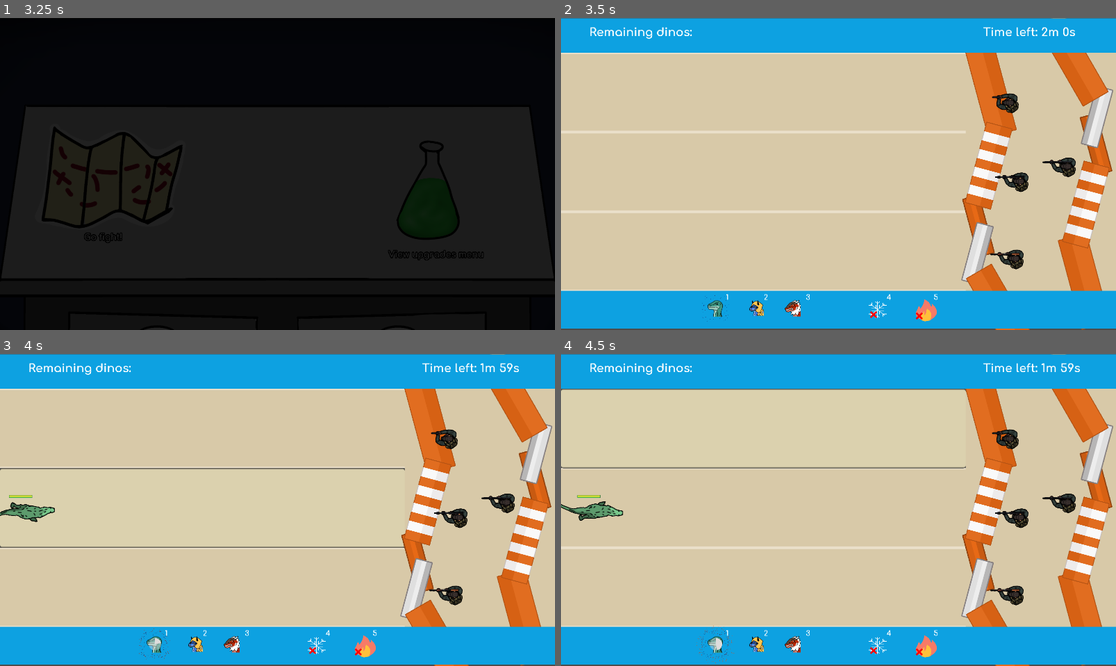
Above: before the commit, frames 1-4 (two rows, left to right).
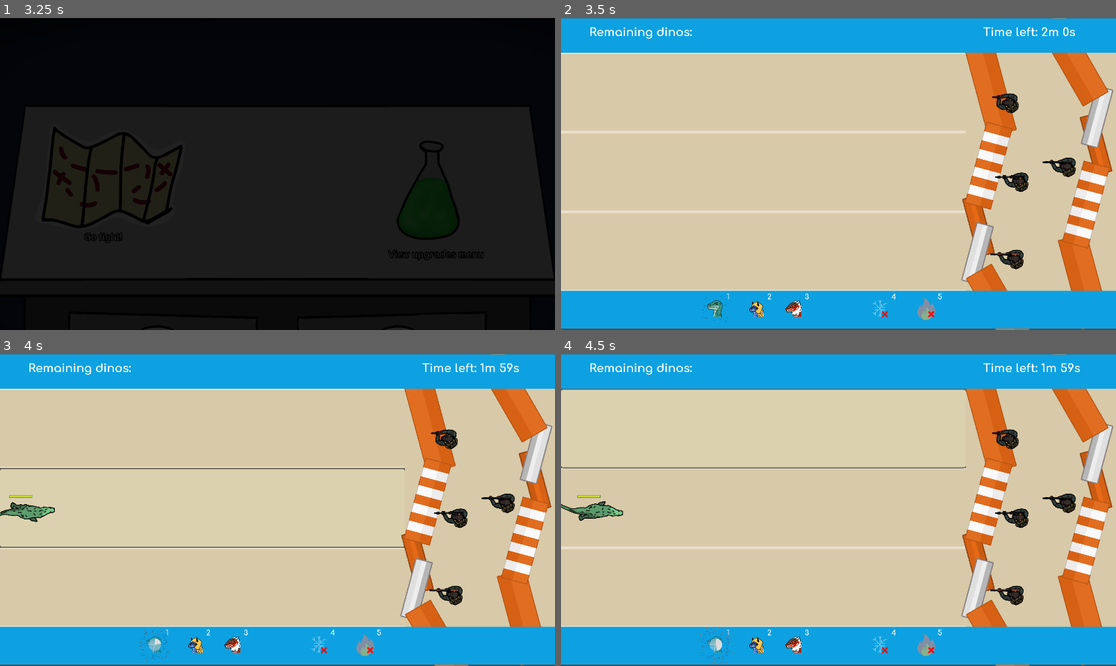
Above: after the commit, the same moments.

Repository: ojas-sanghi/scaling-out
Game: Godot game, scene res://GUI/MainMenuScreen.tscn
Same seed, same stepped clock (60 frames per second), same inputs: the game is played once before the commit and once after it. Sound files missing from this copy of the repository are replaced by a short silence.
Inputs (mouse positions are in pixels of both pictures, inside the frame that each line leads up to):
- Up to frame 1 (3.25 s): click "Play" at 0.5 s; click "View upgrades menu" at 1.25 s; click "Return Home" at 2 s; click "Go fight!" at 2.75 s
- Up to frame 2 (3.5 s): no input
- Up to frame 3 (4 s): click (199, 506) at 3.5 s
- Up to frame 4 (4.5 s): click (760, 428) at 4.25 s

Frame 1 is identical in both runs. In frame 2, 0.6% of the frame differs, in the area x 25-69%, y 88-98%; in frame 3, 0.7%; in frame 4, 0.7%, in the area x 24-69%, y 87-100%.
Error in both runs: Invalid get index 'upgrades' (on base: 'Node (Globals.gd)'). (res://GUI/AbilityButton.gd:119)

Commit message:
clean up dino selection-related code
not amazing, will be finalized once the prospective ui from raj is detailed

Diff:
--- a/CombatInfo.gd
+++ b/CombatInfo.gd
@@ -3,6 +3,9 @@
 var max_dinos: int
 var dinos_remaining: int
 var dinos_died: int
+
+var shot_ice: bool
+var shot_fire: bool
 
 func _ready() -> void:
 	reset()
@@ -11,3 +14,6 @@
 	max_dinos = 10
 	dinos_remaining = max_dinos
 	dinos_died = 0
+
+	shot_ice = false
+	shot_fire = false
--- a/DinoInfo.gd
+++ b/DinoInfo.gd
@@ -1,4 +1,6 @@
 extends Node
+
+signal dino_deployed
 
 var dino_id := 0
 var dino_list := [
@@ -10,11 +12,13 @@
 var timer_list := []
 
 # {tanky: [health, dmg], mega: [health]}
-var upgrades_list := {}
+var upgrades_list := {"warrior": ["fire"], "tanky": ["ice"]}
 
 
 func has_upgrade(dino: String, upgrade: String) -> bool:
 	return dino in upgrades_list and upgrade in upgrades_list[dino]
+
+	print(upgrades_list)
 
 
 func add_upgrade(dino: String, upgrade: String) -> void:
@@ -36,8 +40,11 @@
 	add_child(dinos_deploying_timer)
 
 	dinos_deploying_timer.connect("timeout", self, "_on_dinos_deploying_timer_timeout", [dino_id])
+	dinos_deploying_timer.start(delay)
 
-	dinos_deploying_timer.start(delay)
+	# re-emit signal
+	# allows for easier connection since it's a singleton
+	emit_signal("dino_deployed")
 
 
 func _on_dinos_deploying_timer_timeout(id):
@@ -46,12 +53,17 @@
 
 # find the delay based on the dino
 func get_dino_timer_delay():
+	return get_dino_property("deploy_delay")
+
+func get_dino_property(prop: String):
 	# instance it, get the variable we want, then remove it
 	var dino_scene = dino_list[dino_id]
 	var dino_instance = dino_scene.instance()
-	var delay = dino_instance.deploy_delay
+
+	var property = dino_instance.get(prop)
+
 	dino_instance.queue_free()
-	return delay
+	return property
 
 func reset_deploys():
 	dinos_deploying = []
--- a/GUI/Button.gd
+++ b/GUI/Button.gd
@@ -51,6 +51,7 @@
 		"play":
 			SceneChanger.go_to_scene("res://GUI/Screens/HomeScreen.tscn")
 		"retry combat":
+			CombatInfo.reset()
 			SceneChanger.go_to_scene("res://Combat/CombatScreen.tscn")
 		"retry stealth":
 			if Globals.finding_ice:
--- a/GUI/DeployTimer.gd
+++ b/GUI/DeployTimer.gd
@@ -4,10 +4,7 @@
 var id := 0
 
 func _ready() -> void:
-	var lanes = get_tree().get_nodes_in_group("lanes")
-	if lanes:
-		for lane in lanes:
-			lane.connect("dino_deployed", self, "_on_dino_deployed")
+	DinoInfo.connect("dino_deployed", self, "_on_dino_deployed")
 
 	# give the circle an id relating to each dino in the list
 	for i in range(0, DinoInfo.dino_list.size()):
--- a/GUI/DinoSelector.gd
+++ b/GUI/DinoSelector.gd
@@ -2,93 +2,63 @@
 
 var active_id := 0
 
-var shot_ice = false
-var shot_fire = false
+func _ready() -> void:
+	DinoInfo.connect("dino_deployed", self, "_on_dino_deployed")
 
-var ice_disabled = true
-var fire_disabled = true
+	$'1'.show_particles()
 
-func enable_ice():
-	$Sprite4X.hide()
-	ice_disabled = false
-
-func enable_fire():
-	$Sprite5X.hide()
-	fire_disabled = false
-
-func disable_ice():
-	$Sprite4X.show()
-	ice_disabled = true
-
-func disable_fire():
-	$Sprite5X.show()
-	fire_disabled = true
-
-func _ready() -> void:
-	$Label1.text = "1"
-	$Label2.text = "2"
-	$Label3.text = "3"
-
-	var lanes = get_tree().get_nodes_in_group("lanes")
-	if lanes:
-		for lane in lanes:
-			lane.connect("dino_deployed", self, "_on_dino_deployed")
+func disable_all_other_particles(except: int):
+	for n in get_children():
+		if n.name != str(except):
+			n.hide_particles()
 
 func _input(event: InputEvent) -> void:
 	if event.is_action_pressed("dino_1"):
 		active_id = 0
-		$Particles.position.x = 0
+		$'1'.show_particles()
+		disable_all_other_particles(1)
+
 	elif event.is_action_pressed("dino_2"):
 		active_id = 1
-		$Particles.position.x = 140
+		$'2'.show_particles()
+		disable_all_other_particles(2)
+
 	elif event.is_action_pressed("dino_3"):
 		active_id = 2
-		$Particles.position.x = 270
-	# on ready remove X if need be
-	# on button pressed:
-	# just do the thing
-	# then deactivate it
+		$'3'.show_particles()
+		disable_all_other_particles(3)
+
 	elif event.is_action_pressed("dino_4"):
-		if shot_ice or ice_disabled:
+		if not DinoInfo.has_upgrade("tanky", "ice") or CombatInfo.shot_ice:
 			return
-		for m in get_all_dinos():
-			if m.dino_name == "tanky":
-				m.shoot_projectile()
-				disable_ice()
+
+		for d in get_tree().get_nodes_in_group("dinos"):
+			if d.dino_name == "tanky":
+				d.shoot_projectile()
+				$'4'.disable_ability()
+				CombatInfo.shot_ice = true
 				return
+
 	elif event.is_action_pressed("dino_5"):
-		if shot_fire or fire_disabled:
+		if not DinoInfo.has_upgrade("warrior", "fire") or CombatInfo.shot_fire:
 			return
-		for m in get_all_dinos():
-			if m.dino_name == "warrior":
-				m.shoot_projectile()
-				disable_fire()
+
+		for d in get_tree().get_nodes_in_group("dinos"):
+			if d.dino_name == "warrior":
+				d.shoot_projectile()
+				$'5'.disable_ability()
+				CombatInfo.shot_fire = true
 				return
-	else:
-		pass
+
 	DinoInfo.dino_id = active_id
 
 func _on_dino_deployed():
-	for m in get_all_dinos():
-		if m.dino_name == "tanky":
-			if not shot_ice and DinoInfo.has_upgrade("tanky", "ice"):
-				enable_ice()
-		if m.dino_name == "warrior":
-			if not shot_fire and DinoInfo.has_upgrade("warrior", "fire"):
-				enable_fire()
+	var dino_name = DinoInfo.get_dino_property("dino_name")
 
-func get_all_dinos():
-	var dinos = []
-	var lanes = get_node("/root/CombatScreen/Lanes")
-	for lane in lanes.get_children():
-		var m = lane.get_children()
-		if m:
-			for dino in m:
-				if "TankyDino" in dino.name or "WarriorDino" in dino.name:
-					dinos.append(dino)
-	return dinos
+	if dino_name == "tanky":
+		if DinoInfo.has_upgrade(dino_name, "ice") and not CombatInfo.shot_ice:
+			$'4'.enable_ability()
 
-
-# get each deploy timer to be independent of the thing
-# fix issues with non-mega dinos when dinos_deploying
-#maybe look at shop and upgrades
+	if dino_name == "warrior":
+		if DinoInfo.has_upgrade(dino_name, "fire") and not CombatInfo.shot_fire:
+			$'5'.enable_ability()
--- a/GUI/DinoSelector.tscn
+++ b/GUI/DinoSelector.tscn
@@ -1,168 +1,41 @@
-[gd_scene load_steps=13 format=2]
+[gd_scene load_steps=8 format=2]
 
-[ext_resource path="res://assets/fonts/Font25.tres" type="DynamicFont" id=1]
+[ext_resource path="res://assets/dinos/warrior_dino/Tribal_Dino_icon.png" type="Texture" id=1]
 [ext_resource path="res://GUI/DinoSelector.gd" type="Script" id=2]
 [ext_resource path="res://assets/dinos/mega_dino/mega_dino.png" type="Texture" id=3]
 [ext_resource path="res://assets/dinos/tanky_dino/Armored_Dino_ICON.png" type="Texture" id=4]
-[ext_resource path="res://assets/dinos/warrior_dino/Tribal_Dino_icon.png" type="Texture" id=5]
-[ext_resource path="res://assets/abilities/ice.png" type="Texture" id=6]
-[ext_resource path="res://assets/abilities/fire.png" type="Texture" id=7]
-[ext_resource path="res://assets/x.png" type="Texture" id=8]
-[ext_resource path="res://GUI/DeployTimer.tscn" type="PackedScene" id=9]
-
-[sub_resource type="Gradient" id=1]
-colors = PoolColorArray( 0.0196078, 0.145098, 0.478431, 1, 1, 0.309804, 0.0392157, 1 )
-
-[sub_resource type="GradientTexture" id=2]
-gradient = SubResource( 1 )
-
-[sub_resource type="ParticlesMaterial" id=3]
-emission_shape = 2
-emission_box_extents = Vector3( 25, 5, 1 )
-flag_disable_z = true
-gravity = Vector3( 0, -30, 0 )
-orbit_velocity = 0.0
-orbit_velocity_random = 0.0
-angle = 45.0
-angle_random = 1.0
-color_ramp = SubResource( 2 )
+[ext_resource path="res://assets/abilities/ice.png" type="Texture" id=5]
+[ext_resource path="res://assets/abilities/fire.png" type="Texture" id=6]
+[ext_resource path="res://GUI/SelectorSprite.tscn" type="PackedScene" id=11]
 
 [node name="DinoSelector" type="Node2D"]
 script = ExtResource( 2 )
 
-[node name="Label1" type="Label" parent="."]
-margin_left = 67.0
-margin_top = -23.0
-margin_right = 77.0
-margin_bottom = 6.0
-custom_fonts/font = ExtResource( 1 )
+[node name="1" parent="." instance=ExtResource( 11 )]
+position = Vector2( 30, 30 )
+sprite = ExtResource( 3 )
 text = "1"
-__meta__ = {
-"_edit_use_anchors_": false
-}
 
-[node name="Sprite1" type="Sprite" parent="."]
-position = Vector2( 30.8782, 30.1496 )
-scale = Vector2( 0.5115, 0.519267 )
-texture = ExtResource( 3 )
+[node name="2" parent="." instance=ExtResource( 11 )]
+position = Vector2( 170, 30 )
+sprite = ExtResource( 4 )
+text = "2"
 
-[node name="Sprite2" type="Sprite" parent="."]
-position = Vector2( 170, 26.981 )
-scale = Vector2( 0.511, 0.519 )
-texture = ExtResource( 4 )
+[node name="3" parent="." instance=ExtResource( 11 )]
+position = Vector2( 300, 30 )
+sprite = ExtResource( 1 )
+text = "3"
 
-[node name="Label2" type="Label" parent="."]
-margin_left = 198.307
-margin_top = -23.0
-margin_right = 208.307
-margin_bottom = 6.0
-custom_fonts/font = ExtResource( 1 )
-text = "2
-"
-__meta__ = {
-"_edit_use_anchors_": false
-}
+[node name="4" parent="." instance=ExtResource( 11 )]
+position = Vector2( 600, 30 )
+sprite = ExtResource( 5 )
+text = "4"
+ability_mode = "ice"
+custom_scale = Vector2( 0.04, 0.04 )
 
-[node name="Sprite3" type="Sprite" parent="."]
-position = Vector2( 297.737, 28.5607 )
-scale = Vector2( 0.511, 0.519 )
-texture = ExtResource( 5 )
-
-[node name="Label3" type="Label" parent="."]
-margin_left = 343.664
-margin_top = -23.0
-margin_right = 353.664
-margin_bottom = 6.0
-custom_fonts/font = ExtResource( 1 )
-text = "3
-"
-__meta__ = {
-"_edit_use_anchors_": false
-}
-
-[node name="Sprite4" type="Sprite" parent="."]
-position = Vector2( 591.888, 33.9254 )
-scale = Vector2( 0.0471485, 0.0401828 )
-texture = ExtResource( 6 )
-__meta__ = {
-"_editor_description_": ""
-}
-
-[node name="Sprite4X" type="Sprite" parent="."]
-position = Vector2( 578.038, 51.0933 )
-scale = Vector2( 0.389157, 0.376889 )
-texture = ExtResource( 8 )
-__meta__ = {
-"_editor_description_": ""
-}
-
-[node name="Label4" type="Label" parent="."]
-margin_left = 623.168
-margin_top = -23.0
-margin_right = 639.168
-margin_bottom = 38.0
-custom_fonts/font = ExtResource( 1 )
-text = "4"
-__meta__ = {
-"_edit_use_anchors_": false
-}
-
-[node name="Sprite5" type="Sprite" parent="."]
-position = Vector2( 760.135, 33.9254 )
-scale = Vector2( 0.0471485, 0.0401828 )
-texture = ExtResource( 7 )
-
-[node name="Sprite5X" type="Sprite" parent="."]
-position = Vector2( 736.173, 55.6982 )
-scale = Vector2( 0.389, 0.387 )
-texture = ExtResource( 8 )
-
-[node name="Label5" type="Label" parent="."]
-margin_left = 786.069
-margin_top = -23.0
-margin_right = 802.069
-margin_bottom = 38.0
-custom_fonts/font = ExtResource( 1 )
+[node name="5" parent="." instance=ExtResource( 11 )]
+position = Vector2( 760, 30 )
+sprite = ExtResource( 6 )
 text = "5"
-__meta__ = {
-"_edit_use_anchors_": false
-}
-
-[node name="Particles" type="Node2D" parent="."]
-
-[node name="Particles2D" type="Particles2D" parent="Particles"]
-position = Vector2( 30.4203, -7.83146 )
-scale = Vector2( 1.5, 1.5 )
-amount = 50
-process_material = SubResource( 3 )
-
-[node name="Particles2D2" type="Particles2D" parent="Particles"]
-position = Vector2( -7.99925, 29.6661 )
-rotation = -1.57079
-scale = Vector2( 1.5, 1.5 )
-amount = 50
-process_material = SubResource( 3 )
-
-[node name="Particles2D3" type="Particles2D" parent="Particles"]
-position = Vector2( 32.5096, 65.5146 )
-rotation = -3.14159
-scale = Vector2( 1.5, 1.5 )
-amount = 50
-process_material = SubResource( 3 )
-
-[node name="Particles2D4" type="Particles2D" parent="Particles"]
-position = Vector2( 69.0752, 32.5339 )
-rotation = 1.5708
-scale = Vector2( 1.5, 1.5 )
-amount = 50
-process_material = SubResource( 3 )
-
-[node name="DeployTimer" parent="." instance=ExtResource( 9 )]
-
-[node name="DeployTimer2" parent="." instance=ExtResource( 9 )]
-margin_left = 140.828
-margin_right = 140.828
-
-[node name="DeployTimer3" parent="." instance=ExtResource( 9 )]
-margin_left = 271.597
-margin_right = 271.597
+ability_mode = "fire"
+custom_scale = Vector2( 0.04, 0.04 )
--- /dev/null
+++ b/GUI/SelectorParticles.tres
@@ -0,0 +1,18 @@
+[gd_resource type="ParticlesMaterial" load_steps=3 format=2]
+
+[sub_resource type="Gradient" id=1]
+colors = PoolColorArray( 0.0196078, 0.145098, 0.478431, 1, 1, 0.309804, 0.0392157, 1 )
+
+[sub_resource type="GradientTexture" id=2]
+gradient = SubResource( 1 )
+
+[resource]
+emission_shape = 2
+emission_box_extents = Vector3( 25, 5, 1 )
+flag_disable_z = true
+gravity = Vector3( 0, -30, 0 )
+orbit_velocity = 0.0
+orbit_velocity_random = 0.0
+angle = 45.0
+angle_random = 1.0
+color_ramp = SubResource( 2 )
--- /dev/null
+++ b/GUI/SelectorSprite.gd
@@ -0,0 +1,75 @@
+tool
+extends Node2D
+
+export var sprite: Texture
+export var text: String
+
+export(String, "none", "fire", "ice") var ability_mode := "none"
+
+export var custom_scale := Vector2(0.511, 0.519)
+
+var id: int
+
+func _ready() -> void:
+	$Sprite.texture = sprite
+	$Label.text = text
+	id = int(text) - 1
+	$Sprite.scale = custom_scale
+	hide_particles()
+
+	if ability_mode == "none":
+		$disabled.hide()
+	else:
+		disable_ability()
+		$DeployTimer.hide()
+
+	if Engine.editor_hint:
+		if not $Sprite.texture:
+			$Sprite.texture = preload("res://assets/dinos/mega_dino/mega_dino.png")
+			$Label.text = "1"
+			id = 0
+			$disabled.hide()
+			hide_particles()
+
+	DinoInfo.connect("dino_deployed", self, "_on_dino_deployed")
+
+
+func fade_sprite():
+	$Sprite.modulate = Color(1, 1, 1, 0.5)
+
+
+func unfade_sprite():
+	$Sprite.modulate = Color(1, 1, 1, 1)
+
+
+func disable_ability():
+	if ability_mode == "none":
+		return
+
+	$disabled.show()
+	fade_sprite()
+
+
+func enable_ability():
+	if ability_mode == "none":
+		return
+
+	$disabled.hide()
+	unfade_sprite()
+
+
+func hide_particles():
+	$Particles.hide()
+
+
+func show_particles():
+	$Particles.show()
+
+
+func _on_dino_deployed():
+	if DinoInfo.dino_id != id:
+		return
+
+	fade_sprite()
+	yield(get_tree().create_timer(DinoInfo.get_dino_timer_delay(), false), "timeout")
+	unfade_sprite()
--- /dev/null
+++ b/GUI/SelectorSprite.tscn
@@ -0,0 +1,80 @@
+[gd_scene load_steps=7 format=2]
+
+[ext_resource path="res://GUI/DeployTimer.tscn" type="PackedScene" id=1]
+[ext_resource path="res://GUI/SelectorSprite.gd" type="Script" id=2]
+[ext_resource path="res://assets/dinos/mega_dino/mega_dino.png" type="Texture" id=3]
+[ext_resource path="res://GUI/SelectorParticles.tres" type="Material" id=4]
+[ext_resource path="res://assets/fonts/Font25.tres" type="DynamicFont" id=5]
+[ext_resource path="res://assets/x.png" type="Texture" id=6]
+
+[node name="SelectorSprite" type="Node2D"]
+script = ExtResource( 2 )
+
+[node name="Sprite" type="Sprite" parent="."]
+scale = Vector2( 0.511, 0.519 )
+texture = ExtResource( 3 )
+
+[node name="disabled" type="Sprite" parent="."]
+visible = false
+position = Vector2( 17.1335, 19.5811 )
+scale = Vector2( 0.351647, 0.351647 )
+texture = ExtResource( 6 )
+
+[node name="Label" type="Label" parent="."]
+margin_left = 40.2963
+margin_top = -55.4195
+margin_right = 50.2963
+margin_bottom = -26.4195
+custom_fonts/font = ExtResource( 5 )
+text = "1"
+__meta__ = {
+"_edit_use_anchors_": false,
+"_editor_description_": ""
+}
+
+[node name="DeployTimer" parent="." instance=ExtResource( 1 )]
+margin_left = -29.6216
+margin_top = -28.3611
+margin_right = -29.6216
+margin_bottom = -28.3611
+
+[node name="Particles" type="Node2D" parent="."]
+
+[node name="Particles2D" type="Particles2D" parent="Particles"]
+position = Vector2( 2.1, -36.8687 )
+scale = Vector2( 1.5, 1.5 )
+amount = 50
+process_material = ExtResource( 4 )
+__meta__ = {
+"_editor_description_": ""
+}
+
+[node name="Particles2D2" type="Particles2D" parent="Particles"]
+position = Vector2( -36.7957, 1.82639 )
+rotation = -1.57079
+scale = Vector2( 1.5, 1.5 )
+amount = 50
+process_material = ExtResource( 4 )
+__meta__ = {
+"_editor_description_": ""
+}
+
+[node name="Particles2D3" type="Particles2D" parent="Particles"]
+position = Vector2( 4.80064, 39.6412 )
+rotation = -3.14159
+scale = Vector2( 1.5, 1.5 )
+amount = 50
+process_material = ExtResource( 4 )
+__meta__ = {
+"_editor_description_": ""
+}
+
+[node name="Particles2D4" type="Particles2D" parent="Particles"]
+position = Vector2( 38.2038, -0.0643501 )
+rotation = -4.71238
+scale = Vector2( 1.5, 1.5 )
+amount = 50
+process_material = ExtResource( 4 )
+__meta__ = {
+"_editor_description_": ""
+}
--- a/combat/Lane.gd
+++ b/combat/Lane.gd
@@ -8,9 +8,10 @@
 	connect("dino_deployed", DinoInfo, "_on_dino_deployed")
 
 func _on_Lane_pressed() -> void:
-#	if Globals.dinos_remaining <= 0:
-#		return
+	if CombatInfo.dinos_remaining <= 0:
+		return
 
+	# don't deploy if the delay isn't over yet
 	if DinoInfo.dino_id in DinoInfo.dinos_deploying:
 		return
 
